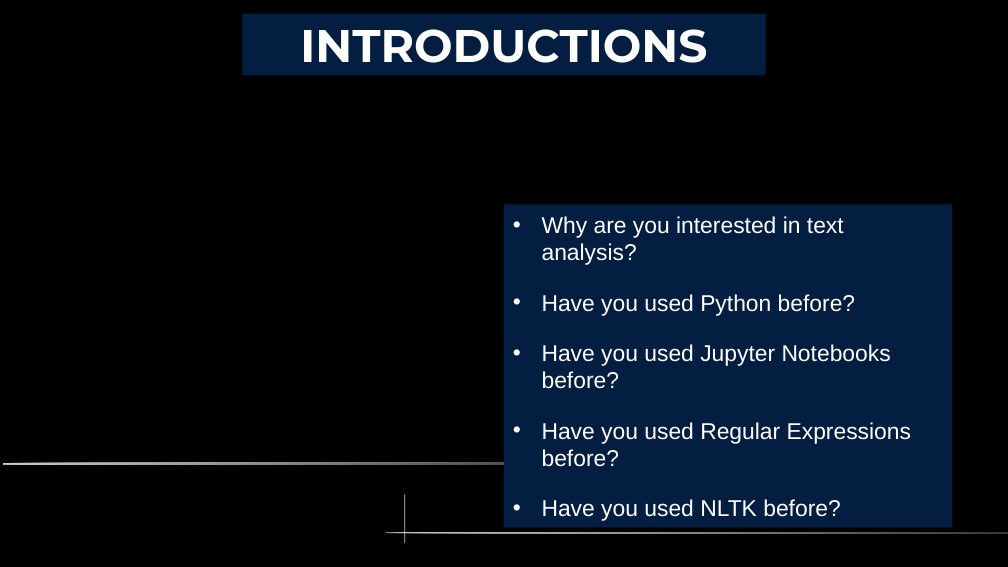
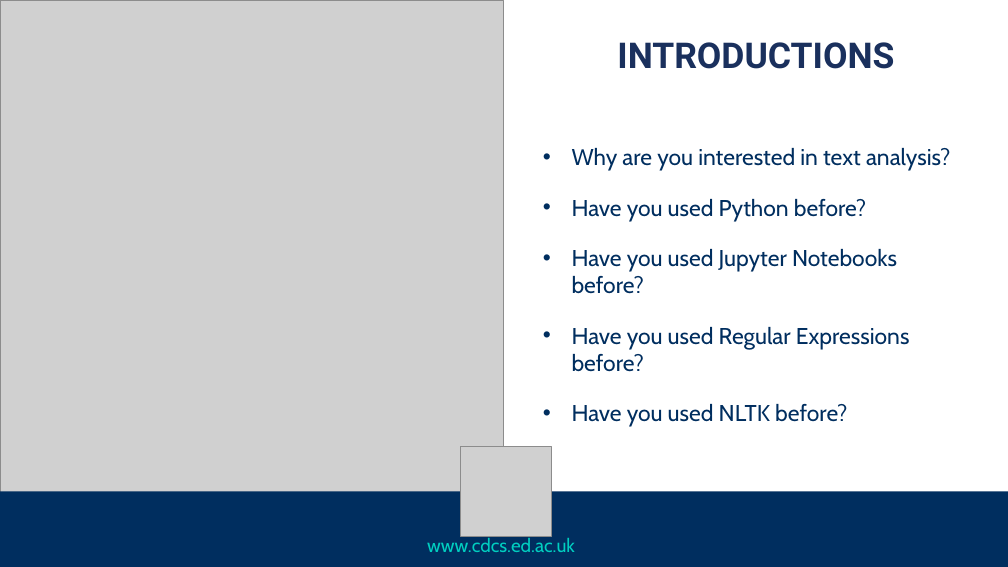
Before and after one commit to DCS-training/nltk-intro-2024, a slide deck: slide 4 of Slides/NLTK_class1_12.02.2025.pptx. Drawn at 1008x567 pixels with LibreOffice and Linux fonts; fonts in the diff are those of the drawing; grey boxes stand for pictures; background and template pictures are left out. Boxes give left, top, right and bottom in pixels: in the first picture for what was removed or moved away, otherwise in the second. Text is boxed around its words. In the diff, an @@ line names an element or a change of style, - is before the commit and + after.

Commit message:
Update the slides with the right font

```diff
--- a/Slides/NLTK_class1_12.02.2025.pptx
+++ b/Slides/NLTK_class1_12.02.2025.pptx
@@ background picture (left out) to #FFFFFF @@
@@ picture added at (0,0,504,567) @@
@@ text "INTRODUCTIONS": place and size @@
-text "INTRODUCTIONS" at (242,14,766,75)
+text "INTRODUCTIONS" at (617,42,894,69)
@@ text "INTRODUCTIONS" at (617,42,894,69): size 36 to 28 pt, font Montserrat to Roboto, text colour #FFFFFF to #1A305D; fill #041E42 to none @@
@@ text "Why are you interested in ...": place and size @@
-text "Why are you interested in ..." at (504,205,952,528)
+text "Why are you interested in ..." at (572,148,951,427)
@@ text "Why are you interested in ..." at (572,148,951,427): font Arial to Cabin, text colour #FFFFFF to #002E5F; fill #041E42 to none @@
@@ picture added at (461,446,552,537) @@
@@ freeform shape removed at (3,463,615,465) @@
@@ rectangle added at (0,491,1008,567), fill #002E5F @@
@@ freeform shape removed at (404,495,405,543) @@
@@ text removed at (484,500,772,530) @@
-Instructor:
-February 9-16. 2024
-Centre for Data, Culture & Society
@@ freeform shape removed at (386,532,1008,533) @@
@@ text added at (427,536,575,552), 14.9 pt, text #00CEC0 @@
+www.cdcs.ed.ac.uk
```
Also in this commit, not shown: 7 other slides changed, 1 other file.
